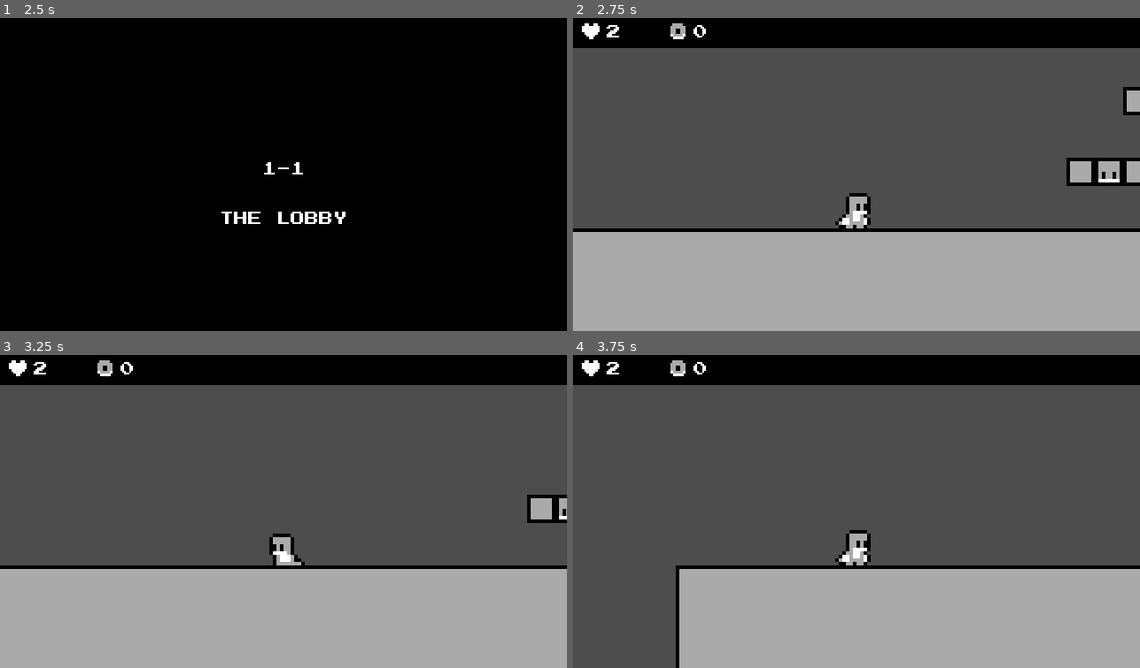
Above: before the commit, frames 1-4 (two rows, left to right).
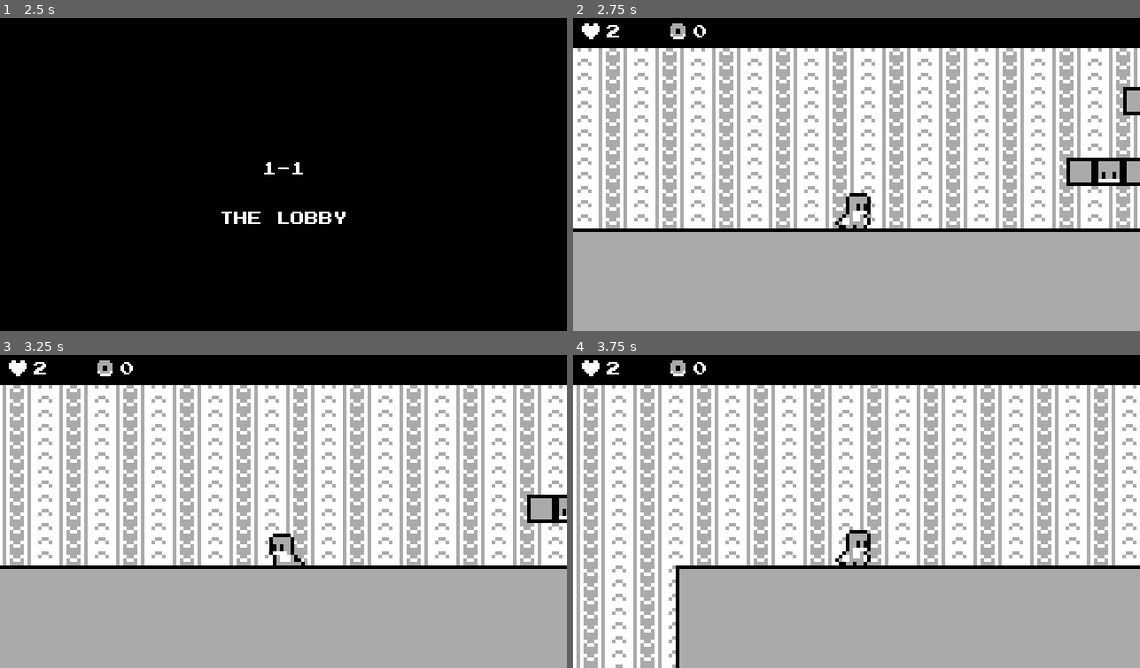
Above: after the commit, the same moments.

Repository: joshuayeee/lizardrooms
Game: Godot game, scene res://Scenes/main.tscn
Two runs of this game, one before a commit and one after it. Both use one fixed random seed, a clock stepped at 60 frames per second and the inputs below.
Inputs:
- Up to frame 1 (2.5 s): click "START" at 0.5 s; tap Enter at 1.25 s; hold X (run) 1.28-2.03 s; hold Right (right) from 1.28 s (still down); tap Z (jump) at 1.52, 2.27 s; tap Space at 2 s; tap X (run) at 2.1 s
- Up to frame 2 (2.75 s): keep holding Right (right)
- Up to frame 3 (3.25 s): release Right (right) at 2.78 s; hold Left (left) from 2.78 s (still down); hold X (run) from 2.78 s (still down)
- Up to frame 4 (3.75 s): release Left (left) at 3.53 s; release X (run) at 3.53 s; hold Right (right) from 3.53 s (still down); tap X (run) at 3.6 s

Frame 1 is identical in both runs. In frame 2, 56% of the frame differs, in the area x 0-100%, y 9-68%; in frame 3, 57%; in frame 4, 63%, in the area x 0-100%, y 9-100%.

Commit message:
implemented player signals

Diff:
--- a/Scenes/Levels/world_1_level_1.tscn
+++ b/Scenes/Levels/world_1_level_1.tscn
@@ -57,7 +57,8 @@
 physics_layer_0/collision_mask = 3
 sources/0 = SubResource("TileSetAtlasSource_8ckqi")
 
-[sub_resource type="WorldBoundaryShape2D" id="WorldBoundaryShape2D_jh5pk"]
+[sub_resource type="RectangleShape2D" id="RectangleShape2D_m2e4j"]
+size = Vector2(12657, 214)
 
 [sub_resource type="RectangleShape2D" id="RectangleShape2D_jh5pk"]
 size = Vector2(48, 632)
@@ -235,7 +236,8 @@
 position = Vector2(0, 320)
 
 [node name="CollisionShape2D" type="CollisionShape2D" parent="DeathZone" unique_id=1063298386]
-shape = SubResource("WorldBoundaryShape2D_jh5pk")
+position = Vector2(4328.5, 97)
+shape = SubResource("RectangleShape2D_m2e4j")
 
 [node name="CheckpointManager" parent="." unique_id=833493036 instance=ExtResource("12_6pj2d")]
 
@@ -327,7 +329,6 @@
 
 [node name="BackLayer" type="CanvasLayer" parent="." unique_id=1698670166]
 layer = -2
-visible = false
 follow_viewport_enabled = true
 
 [node name="Background" type="TileMapLayer" parent="BackLayer" unique_id=472343877]
--- a/Scripts/checkpoint.gd
+++ b/Scripts/checkpoint.gd
@@ -6,4 +6,4 @@
 var my_num: int = 0
 
 func _on_body_entered(body: Player) -> void:
-	body.reached_checkpoint(my_num)
+	body.reach_checkpoint(my_num)
--- a/Scripts/level.gd
+++ b/Scripts/level.gd
@@ -21,7 +21,10 @@
 	var spawn_point: Marker2D = checkpoint.spawn_point
 
 	var player: Player = spawn_player(spawn_point)
+
 	spawn_cam(spawn_point, player)
+	main.connect_player_signals(player)
+	player.collected_donut.connect(update_donuts_label)
 
 	update_lives_label()
 	update_donuts_label()
@@ -29,8 +32,6 @@
 func spawn_player(spawn_point: Marker2D) -> Player:
 	var player: Player = PLAYER.instantiate()
 	player.global_position = spawn_point.global_position
-	player.main = main
-	player.level = self
 	add_child(player)
 	return player
 
--- a/Scripts/main.gd
+++ b/Scripts/main.gd
@@ -53,6 +53,28 @@
 	donuts = 0
 	checkpoint_num = 0
 
+func connect_player_signals(player: Player) -> void:
+	player.collected_donut.connect(player_collected_donut)
+	player.player_loses.connect(handle_player_loss)
+	player.reached_checkpoint.connect(player_reached_checkpoint)
+
+func player_collected_donut() -> void:
+	donuts += 1
+
+func handle_player_loss() -> void:
+	lives -= 1
+
+	if (lives < 0):
+		screen.game_over()
+		reset_stats()
+	else:
+		screen.respawn()
+		donuts = 0
+
+func player_reached_checkpoint(my_num: int) -> void:
+	if (my_num > checkpoint_num):
+		checkpoint_num = my_num
+
 func _input(_event: InputEvent) -> void:
 	if (Input.is_action_pressed("quit")):
 		get_tree().quit()
--- a/Scripts/player.gd
+++ b/Scripts/player.gd
@@ -1,14 +1,16 @@
 extends CharacterBody2D
 
 class_name Player
+
+signal player_loses()
+signal collected_donut()
+signal reached_checkpoint(checkpoint_num: int)
 
 @onready var move_com: MoveCom = $Components/MoveCom
 @onready var jump_com: JumpCom = $Components/JumpCom
 @onready var gravity_com: GravityCom = $Components/GravityCom
 @onready var anim_com: AnimCom = $Components/AnimCom
 
-var level: Level = null
-var main: Main = null
 var state: String = "normal"
 var can_check_up: bool = true
 var is_alive: bool = true
@@ -56,13 +58,11 @@
 	Global.game_active = false
 	anim_com.handle_death_anim("death", "move")
 
-func reached_checkpoint(checkpoint_num: int) -> void:
-	if (checkpoint_num > main.checkpoint_num):
-		main.checkpoint_num = checkpoint_num
+func reach_checkpoint(checkpoint_num: int) -> void:
+	reached_checkpoint.emit(checkpoint_num)
 
 func collect_donut() -> void:
-	main.donuts += 1
-	level.update_donuts_label()
+	collected_donut.emit()
 
 func _on_up_check_body_entered(body: Node2D) -> void:
 	if (can_check_up):
@@ -79,9 +79,4 @@
 
 func _on_move_player_animation_finished(anim_name: StringName) -> void:
 	if (anim_name == "move"):
-		if (main.lives > 0):
-			main.lives -= 1
-			main.donuts = 0
-			level.respawn()
-		else:
-			level.game_over()
+		player_loses.emit()
